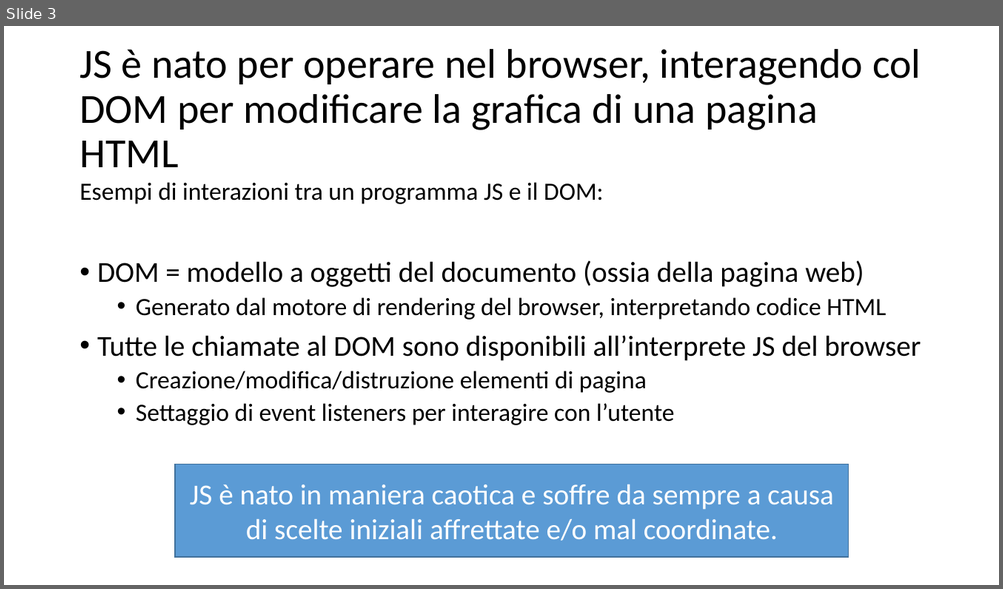
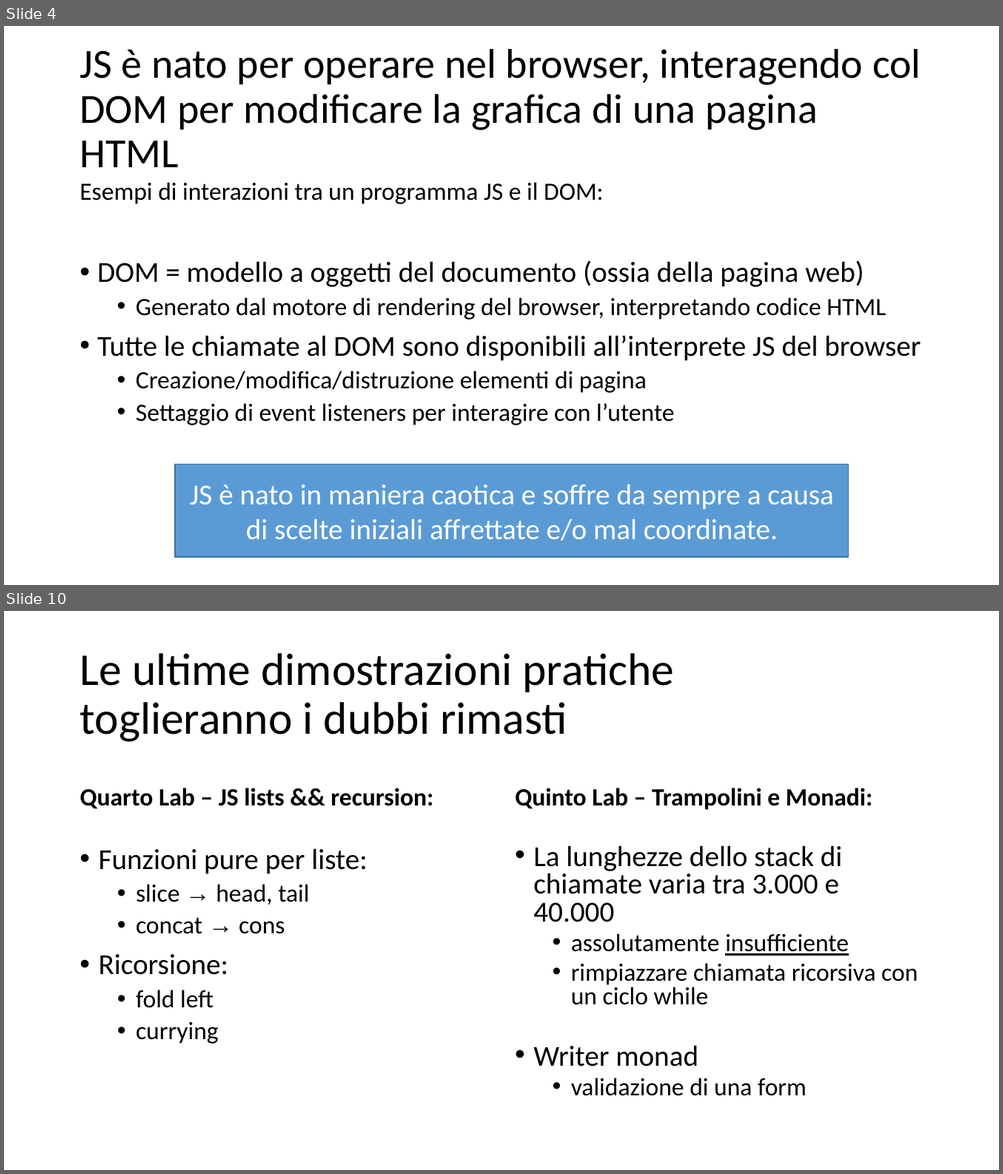
Before and after one commit to Muzietto/funzionale-alla-statale, a slide deck: funzionale-alla-statale.ppt. Shown one above the other, each under a label of ours: slide 3 before the commit, slides 4 and 10 after it; the slides between them are not shown. The pictures are 1003x589 and 1003x1174 pixels, drawn with LibreOffice and Linux fonts; fonts in the diff are those of the drawing. Boxes give left, top, right and bottom in pixels: in the first picture for what was removed or moved away, otherwise in the second. Text is boxed around its words. In the diff, an @@ line names an element or a change of style, - is before the commit and + after.

```diff
--- a/funzionale-alla-statale.ppt
+++ b/funzionale-alla-statale.ppt
@@ slide 10 added at box(4, 611, 999, 1170), background #FFFFFF @@
@@ title added at box(80, 653, 674, 742), 44 pt, text #000000 @@
+Le ultime dimostrazioni pratiche
+toglieranno i dubbi rimasti
@@ text added at box(80, 788, 433, 809), 24 pt, text #000000, bold @@
+Quarto Lab – JS lists && recursion:
@@ text added at box(515, 788, 873, 810), 24 pt, text #000000, bold @@
+Quinto Lab – Trampolini e Monadi:
@@ text added at box(99, 849, 367, 1044), 24 pt, text #000000 @@
+• Funzioni pure per liste:
+  • slice → head, tail
+  • concat → cons
+• Ricorsione:
+  • fold left
+  • currying
@@ text added at box(533, 846, 917, 1096), 24 pt, text #000000 @@
+• La lunghezze dello stack di chiamate varia tra 3.000 e 40.000
+  • assolutamente insufficiente
+  • rimpiazzare chiamata ricorsiva con un ciclo while
+• Writer monad
+  • validazione di una form
@@ what was slide 3 is now slide 4 @@
```
Also in this commit, not shown: 8 slides changed, 4 other slides added, 14 other files.
